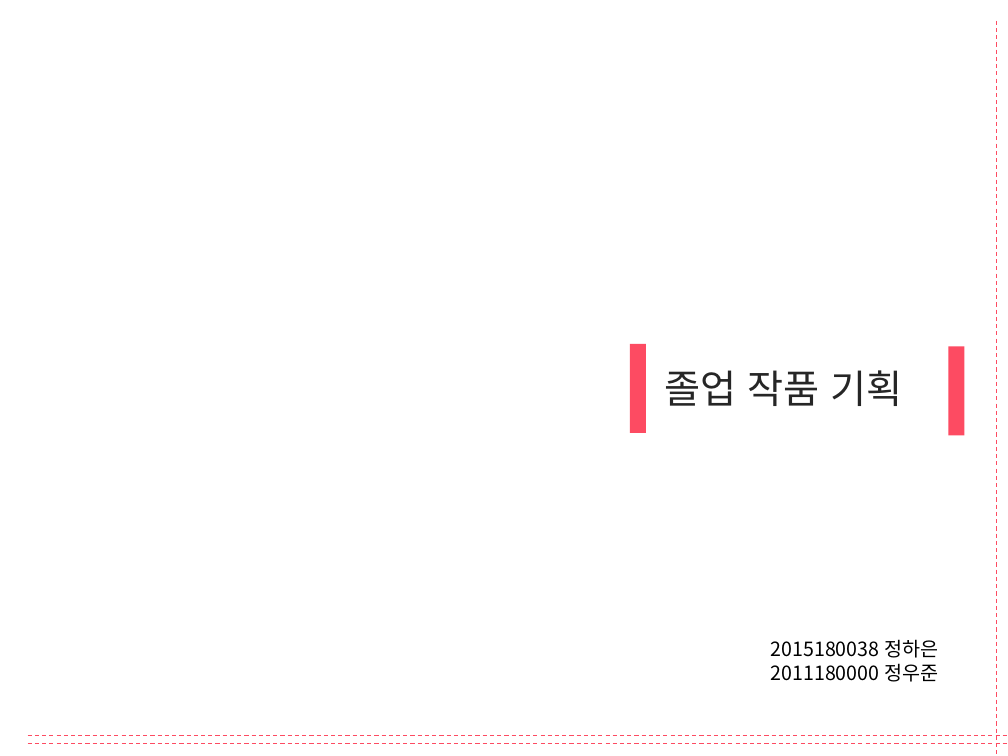
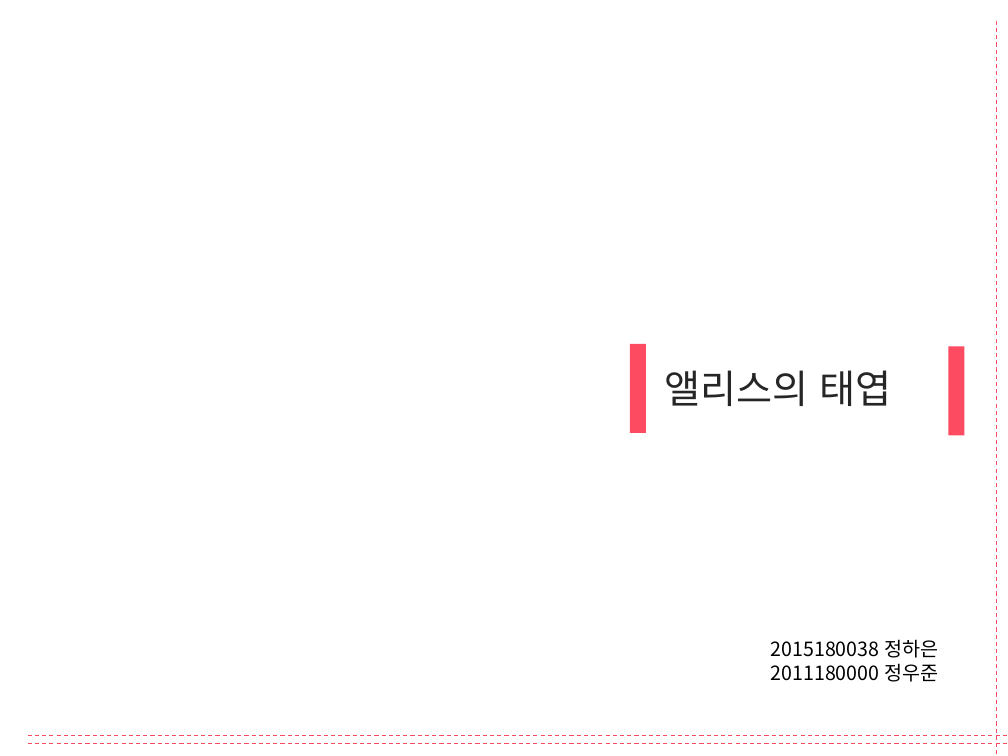
Before and after one commit to haeunjung/Team_Project, a slide deck: slide 1 of 기획문서/게임 제안서.pptx. Drawn at 1008x756 pixels with LibreOffice and Linux fonts; fonts in the diff are those of the drawing. Boxes give left, top, right and bottom in pixels: in the first picture for what was removed or moved away, otherwise in the second. Text is boxed around its words. In the diff, an @@ line names an element or a change of style, - is before the commit and + after.

```diff
--- a/기획문서/게임 제안서.pptx
+++ b/기획문서/게임 제안서.pptx
@@ text at bbox=[665, 370, 892, 406]: text changed @@
-졸업 작품 기획
+앨리스의 태엽
```
Also in this commit, not shown: 11 other slides changed, 2 slides added, 2 slides removed.
